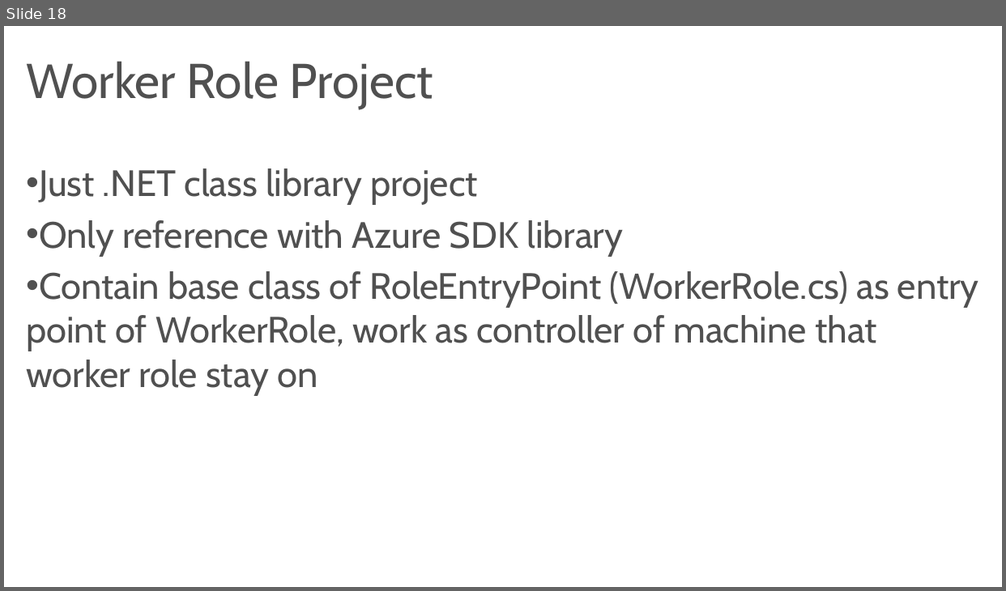
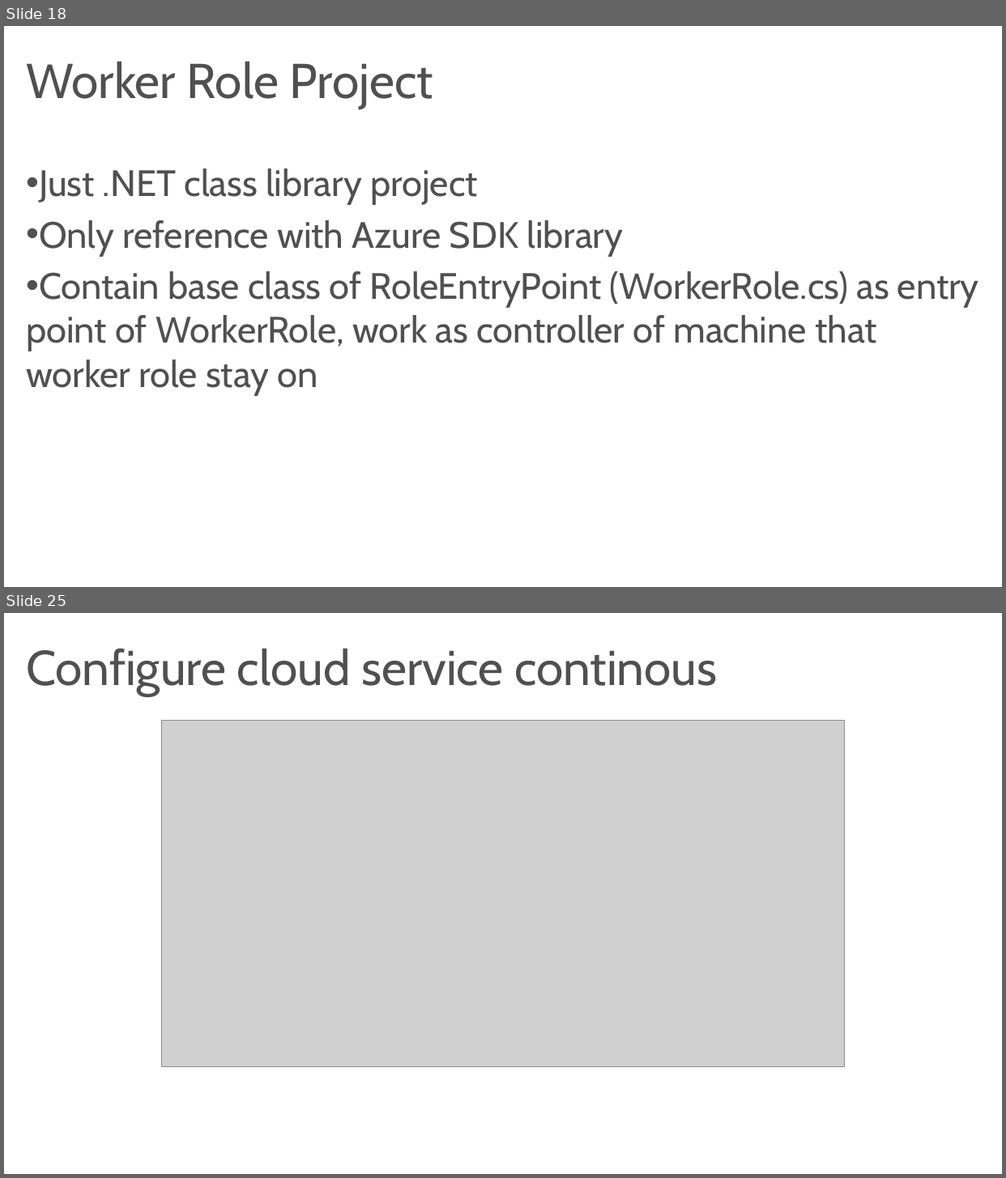
Before and after one commit to codesanook/PageFeedback, a slide deck: Azure Cloud Service Deployment.pptx. Shown one above the other, each under a label of ours: slide 18 before the commit, slides 18 and 25 after it; the slides between them are not shown. The pictures are 1006x591 and 1006x1178 pixels, drawn with LibreOffice and Linux fonts; fonts in the diff are those of the drawing; grey boxes stand for pictures. Boxes give left, top, right and bottom in pixels: in the first picture for what was removed or moved away, otherwise in the second. Text is boxed around its words. In the diff, an @@ line names an element or a change of style, - is before the commit and + after.

```diff
--- a/Azure Cloud Service Deployment.pptx
+++ b/Azure Cloud Service Deployment.pptx
@@ slide 25 added at (4, 613, 1002, 1174), background #FFFFFF @@
@@ title added at (26, 648, 717, 696), 48 pt, text #505050 @@
+Configure cloud service continous
@@ picture added at (161, 720, 844, 1067) @@
```
Also in this commit, not shown: 7 slides changed, 10 other slides added, 10 slides removed.
